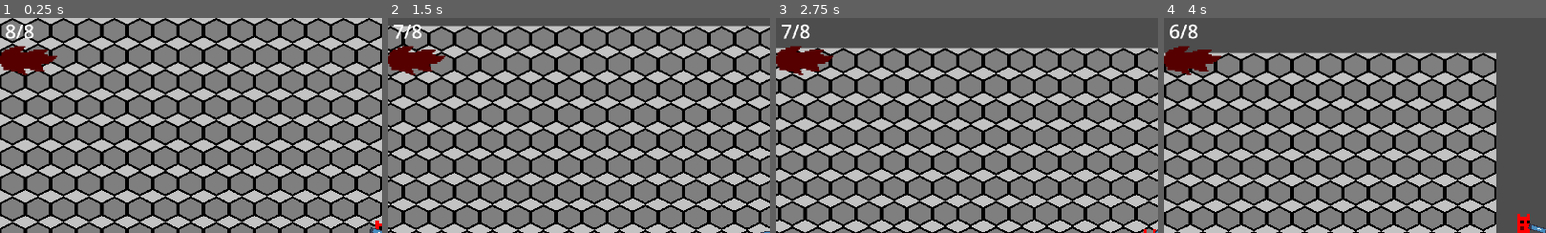
Above: before the commit, frames 1-4 (left to right).
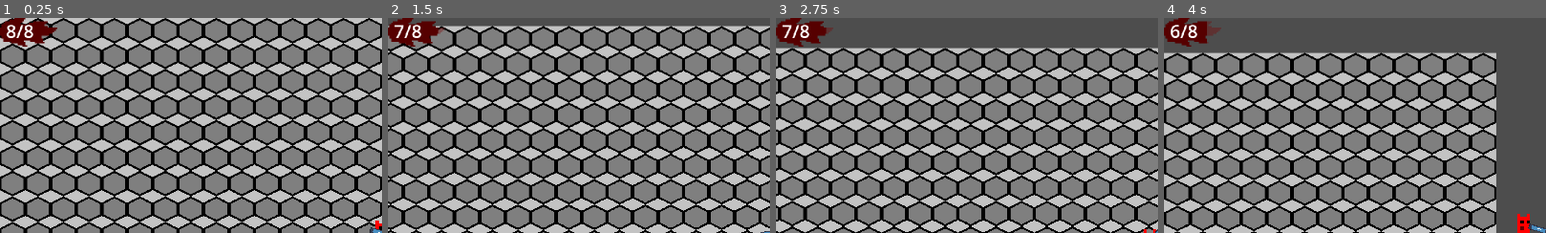
Above: after the commit, the same moments.

Repository: DecotDev/project-movement
Game: Godot game, scene res://Scences/hell_main.tscn
Two runs of this game, one before a commit and one after it. Both use one fixed random seed, a clock stepped at 60 frames per second and the inputs below. This scene is started directly instead of the project's main scene. The engine's default icon, where the game draws it, is replaced by a stand-in: a white triangle on a blue panel in a dark square.
Inputs (mouse positions are % of the whole screen's width and height, from its top left):
- Up to frame 1 (0.25 s): no input
- Up to frame 2 (1.5 s): tap Enter at 0.5 s; move the mouse to (72, 45) at 0.52 s; hold D (Right) from 0.53 s (still down); tap Shift (Shift) at 0.6 s; tap W (Up) at 0.77 s; move the mouse to (30, 55) at 1.27 s; click (30, 55) at 1.35 s
- Up to frame 3 (2.75 s): tap W (Up) at 1.52 s; move the mouse to (60, 28) at 2.02 s; release D (Right) at 2.03 s; hold A (Left) from 2.03 s (still down); tap T (Test) at 2.1 s
- Up to frame 4 (4 s): move the mouse to (45, 70) at 2.77 s; release A (Left) at 2.78 s; hold D (Right) from 2.78 s (still down); tap Shift (Shift) at 2.85 s; tap W (Up) at 3.02, 3.77 s; move the mouse to (80, 65) at 3.52 s; click (80, 65) at 3.6 s
The pictures show only the part of the screen within x 0-50%, y 0-50%; the shares and areas given below are measured in that part.

The runs differ from the first frame. In frame 1, 2.5% of the frame differs, in the area x 0-15%, y 0-27%; in frame 2, 2.5%; in frame 3, 2.5%; in frame 4, 2.5%.
Error before the commit: Invalid access to property or key 'value' on a base object of type 'Nil'. (res://Scripts/hell_gui.gd:14)

Commit message:
Flame bar, crosshair, reloading label
What's new?
- Fixed the flame progress bar
- Added a custom crosshair (needs to be hidden on heaven)
- Reloading label while reloading (needs some adjustments to look good)

Diff:
--- a/Scences/hell_gui.tscn
+++ b/Scences/hell_gui.tscn
@@ -5,11 +5,11 @@
 
 [sub_resource type="AtlasTexture" id="AtlasTexture_uup6e"]
 atlas = ExtResource("2_5t775")
-region = Rect2(0, 0, 36, 18)
+region = Rect2(36, 0, 36, 18)
 
 [sub_resource type="AtlasTexture" id="AtlasTexture_4nmvd"]
 atlas = ExtResource("2_5t775")
-region = Rect2(36, 0, 36, 18)
+region = Rect2(0, 0, 36, 18)
 
 [node name="HellGUI" type="Control"]
 layout_mode = 3
@@ -24,9 +24,8 @@
 
 [node name="TextureProgressBar" type="TextureProgressBar" parent="CanvasLayer"]
 unique_name_in_owner = true
-offset_top = 71.0
 offset_right = 36.0
-offset_bottom = 89.0
+offset_bottom = 18.0
 scale = Vector2(4, 4)
 texture_under = SubResource("AtlasTexture_uup6e")
 texture_progress = SubResource("AtlasTexture_4nmvd")
@@ -43,6 +42,16 @@
 [node name="AmmoLeftLabel" type="Label" parent="CanvasLayer/VBoxContainer"]
 unique_name_in_owner = true
 layout_mode = 2
-theme_override_font_sizes/font_size = 48
+theme_override_font_sizes/font_size = 46
 text = "8/8"
 horizontal_alignment = 1
+
+[node name="ReloadingLabel" type="Label" parent="CanvasLayer"]
+unique_name_in_owner = true
+visible = false
+offset_left = 899.0
+offset_top = 483.0
+offset_right = 1052.0
+offset_bottom = 528.0
+theme_override_font_sizes/font_size = 32
+text = "Reloading"
--- a/Scripts/gun.gd
+++ b/Scripts/gun.gd
@@ -11,6 +11,7 @@
 func _ready() -> void:
 	gui = get_tree().get_root().find_child("HellGUI", true, false)
 	gui.update_ammo_label(ammo, magazine_size)
+	#gui.update_flame_bar(ammo)
 
 func _physics_process(delta: float) -> void:
 	look_at(get_global_mouse_position())
@@ -30,9 +31,11 @@
 
 func reload() -> void:
 	reloading = true
+	gui.enable_reloading()
 	reload_timer.start()
 
 func _on_reload_timer_timeout() -> void:
 	ammo = magazine_size
 	gui.update_ammo_label(ammo, magazine_size)
+	gui.disable_reloading()
 	reloading = false
--- a/Scripts/hell_gui.gd
+++ b/Scripts/hell_gui.gd
@@ -2,13 +2,24 @@
 
 @onready
 var flame_bar: = %TextureProgressBar
+@onready
+var reloading_label: = %ReloadingLabel
 
 func _ready() -> void:
 	flame_bar.max_value = 8
+	flame_bar.value = 8
+	#%TextureProgressBar.value = 2
 
 func update_ammo_label(ammo: int, magazine_size: int) -> void:
 	%AmmoLeftLabel.text = (str(ammo) + "/" + str(magazine_size))
 	update_flame_bar(ammo)
 
 func update_flame_bar(ammo: int) -> void:
-	flame_bar.value+1
+	%TextureProgressBar.value = ammo
+	#flame_bar.value = ammo
+
+func enable_reloading() -> void:
+	reloading_label.visible = true
+
+func disable_reloading() -> void:
+	reloading_label.visible = false
--- a/project.godot
+++ b/project.godot
@@ -30,6 +30,8 @@
 window/size/viewport_height=1080
 window/size/mode=3
 window/stretch/mode="viewport"
+mouse_cursor/custom_image="res://Assets/Hell/Cursor32.png"
+mouse_cursor/custom_image_hotspot=Vector2(16, 16)
 
 [importer_defaults]
 
Binary file added: Assets/Hell/Cursor32.png
Not shown, added: Assets/Hell/Cursor32.png.import
Binary file added: Assets/Hell/CursorRed.png
Not shown, added: Assets/Hell/CursorRed.png.import
